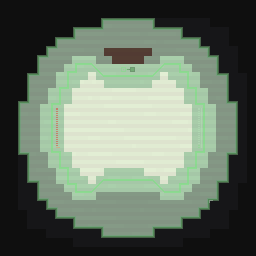
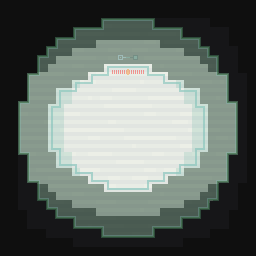
Two versions of the same layered image (256x256). Layer-by-layer changes:
moved "Layer #11" above "Layer #4", painted on it over [19, 19, 237, 237]
painted on "Layer #4" over [20, 20, 236, 236]
painted on "Layer #3" over [19, 19, 237, 237]
painted on "Layer #1" over [18, 18, 238, 238]
painted on "Layer #5" over [51, 48, 205, 190]
painted on "Layer #10" over [64, 64, 192, 192]
painted on "Layer #9" over [40, 56, 216, 200]
"Layer #6": opacity 52% → 54%, moved it above "Layer #12", painted on it over [18, 18, 238, 238]
added layer "Layer #12" (52%) above "Layer #8" over [18, 18, 238, 238]
hid "Layer #8", painted on it over [18, 18, 238, 238]
painted on "Layer copy" over [18, 18, 238, 238]
